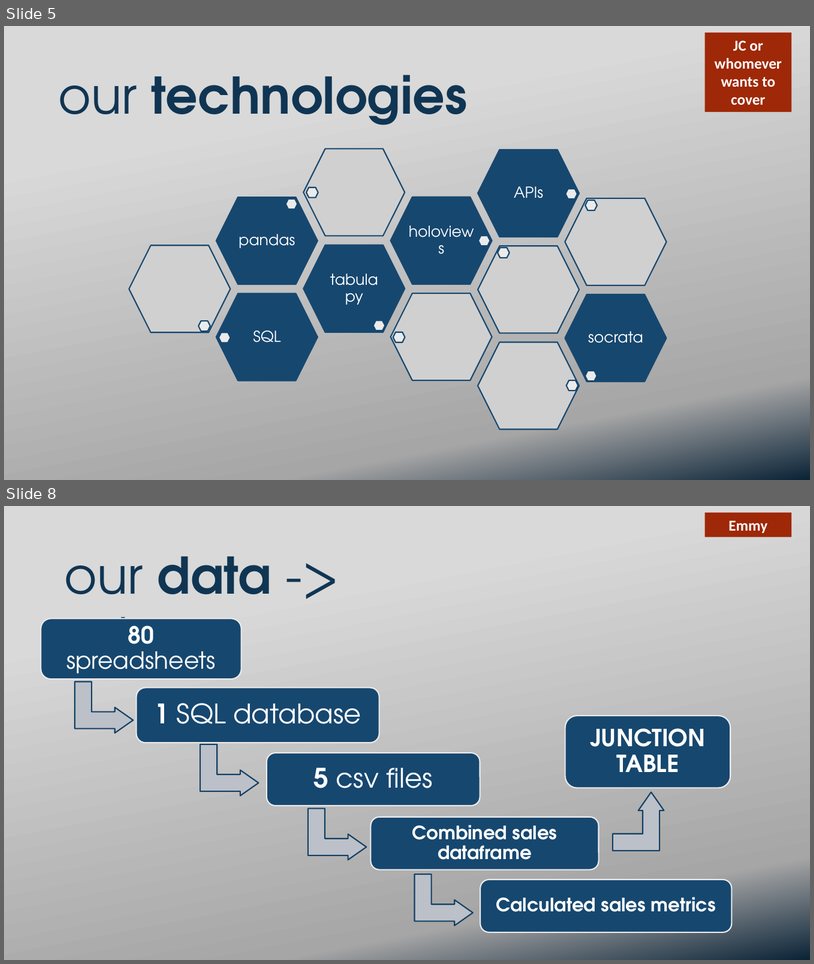
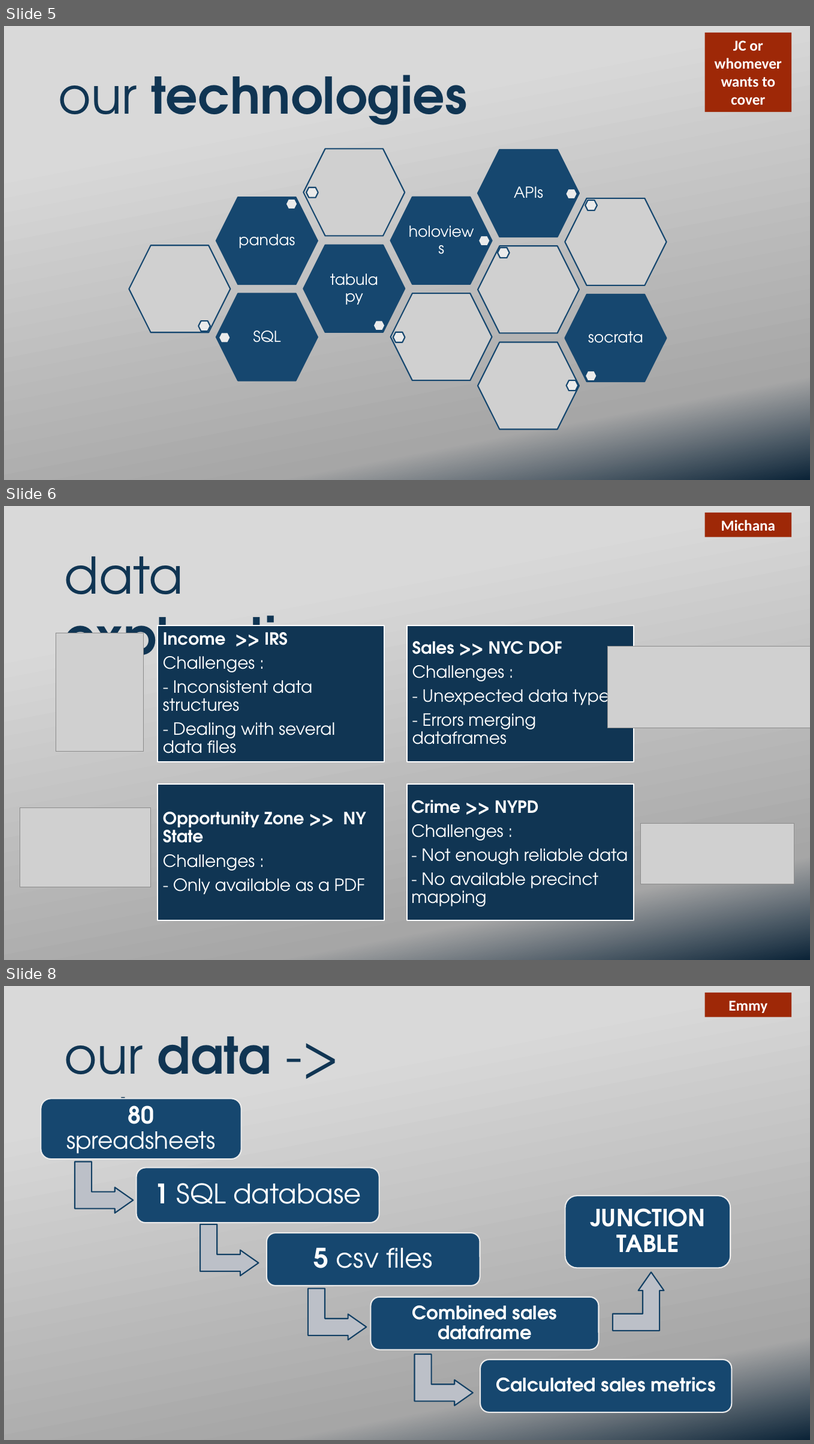
Before and after one commit to ekuo651/NYC-RE-Neighborhood-Trends, a slide deck: Presentation.pptx. Shown one above the other, each under a label of ours: slides 5 and 8 before the commit, slides 5, 6 and 8 after it; the slides between them are not shown. The pictures are 814x964 and 814x1444 pixels, drawn with LibreOffice and Linux fonts; fonts in the diff are those of the drawing; grey boxes stand for pictures; background and template pictures are left out. Boxes give left, top, right and bottom in pixels: in the first picture for what was removed or moved away, otherwise in the second. Text is boxed around its words. In the diff, an @@ line names an element or a change of style, - is before the commit and + after.

Commit message:
added and slightly reformatted data exploration and crime data slides

```diff
--- a/Presentation.pptx
+++ b/Presentation.pptx
@@ slide 6 added at <box>4,506,810,960</box>, background picture (left out) @@
@@ rectangle added at <box>705,513,792,537</box>, fill #9E2807, 18 pt, text #FFFFFF, bold @@
+Michana
@@ text added at <box>65,556,339,675</box>, 60 pt, text #113553, bold @@
+data exploration
@@ picture added at <box>56,633,144,751</box> @@
@@ picture added at <box>608,646,810,728</box> @@
@@ picture added at <box>20,808,151,887</box> @@
@@ group added at <box>158,625,635,921</box>: 4 rectangles, 4 texts @@
+Income >> IRS
+Challenges :
+- Inconsistent data structures
+- Dealing with several data files
+Sales >> NYC DOF
+Challenges :
+- Unexpected data types
+- Errors merging dataframes
+Opportunity Zone >> NY State
+Challenges :
+- Only available as a PDF
+Crime >> NYPD
+Challenges :
+- Not enough reliable data
+- No available precinct mapping
@@ picture added at <box>641,823,795,883</box> @@
```
Also in this commit, not shown: 1 slide changed, 1 other slide added, 2 slides removed.
